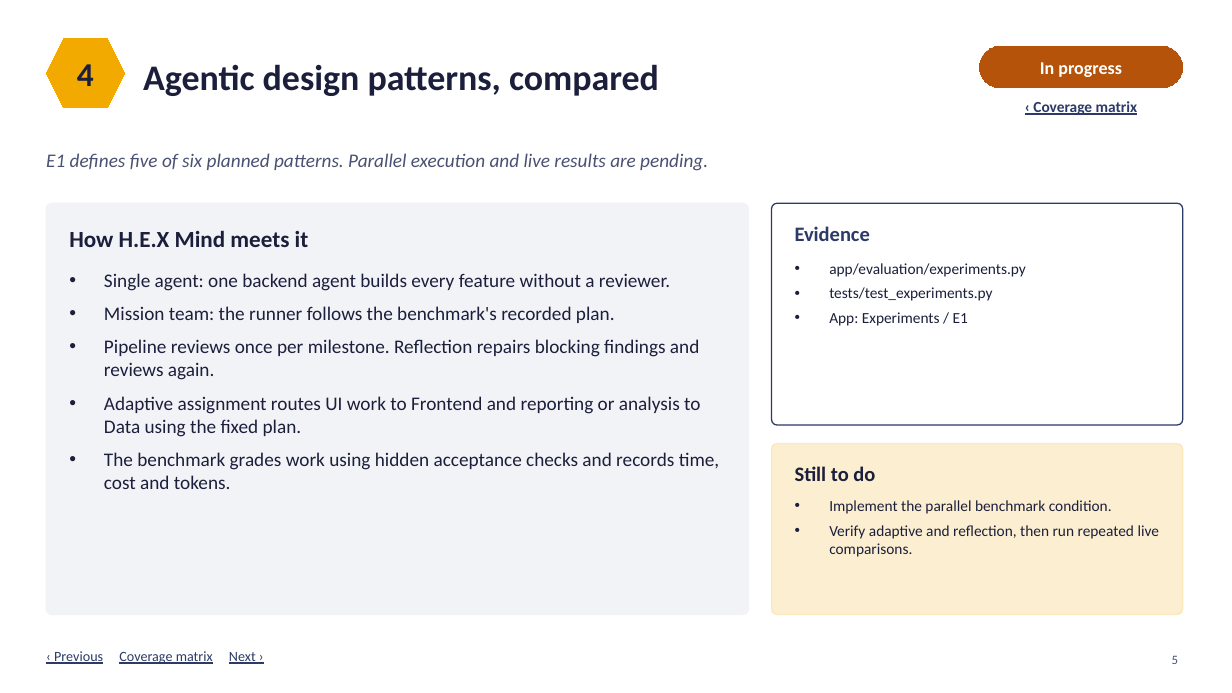
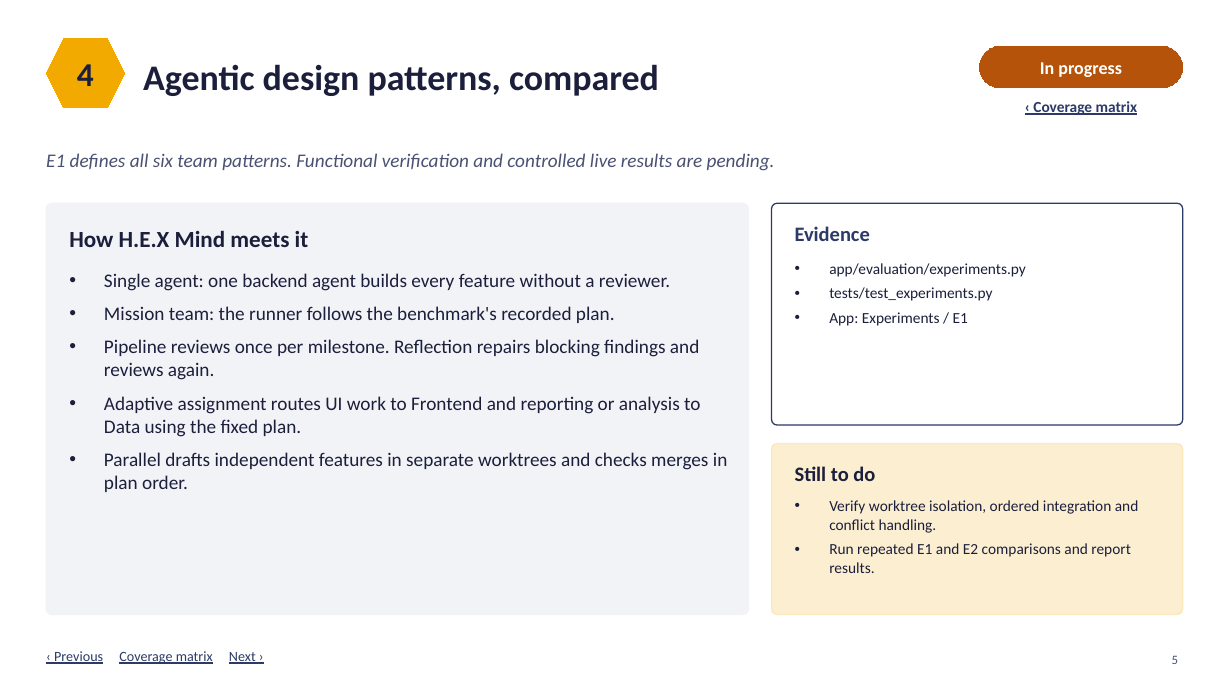
Before and after one commit to Cykikz/HEX, a slide deck: slide 5 of HEX_Mind_Requirements_Coverage_v2.pptx. Drawn at 1232x693 pixels with LibreOffice and Linux fonts; fonts in the diff are those of the drawing. Boxes give left, top, right and bottom in pixels: in the first picture for what was removed or moved away, otherwise in the second. Text is boxed around its words. In the diff, an @@ line names an element or a change of style, - is before the commit and + after.

Commit message:
Add isolated parallel execution for E1 and E2

```diff
--- a/HEX_Mind_Requirements_Coverage_v2.pptx
+++ b/HEX_Mind_Requirements_Coverage_v2.pptx
@@ text at (46,153,775,171): text changed @@
-E1 defines five of six planned patterns. Parallel execution and live results are pending.
+E1 defines all six team patterns. Functional verification and controlled live results are pending.
@@ text at (104,452,728,492): text changed @@
-• The benchmark grades work using hidden acceptance checks and records time, cost and tokens.
+• Parallel drafts independent features in separate worktrees and checks merges in plan order.
@@ text at (829,500,1139,573): text changed @@
-• Implement the parallel benchmark condition.
-• Verify adaptive and reflection, then run repeated live comparisons.
+• Verify worktree isolation, ordered integration and conflict handling.
+• Run repeated E1 and E2 comparisons and report results.
```
Also in this commit, not shown: 2 other slides changed, 18 other files.
